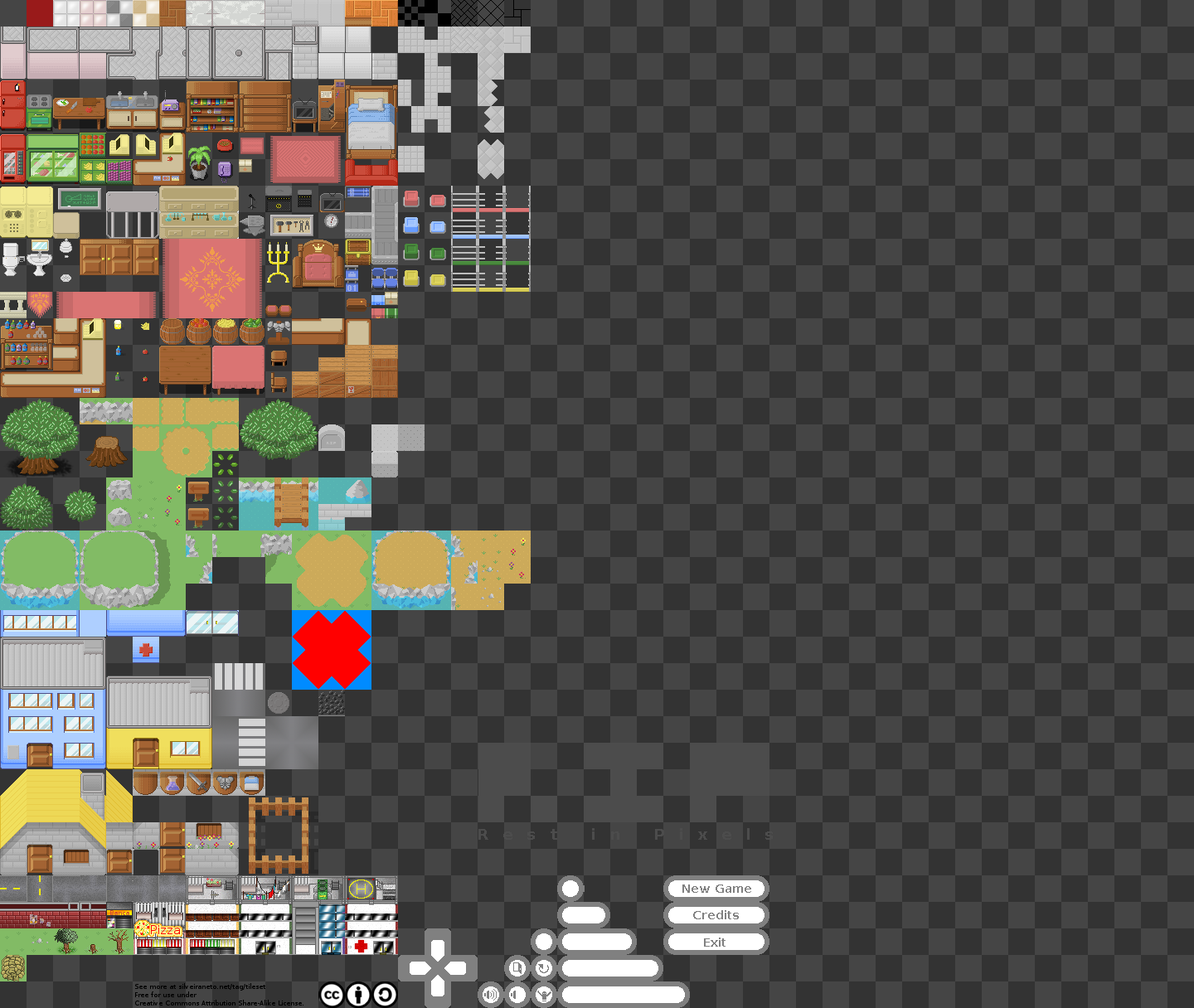
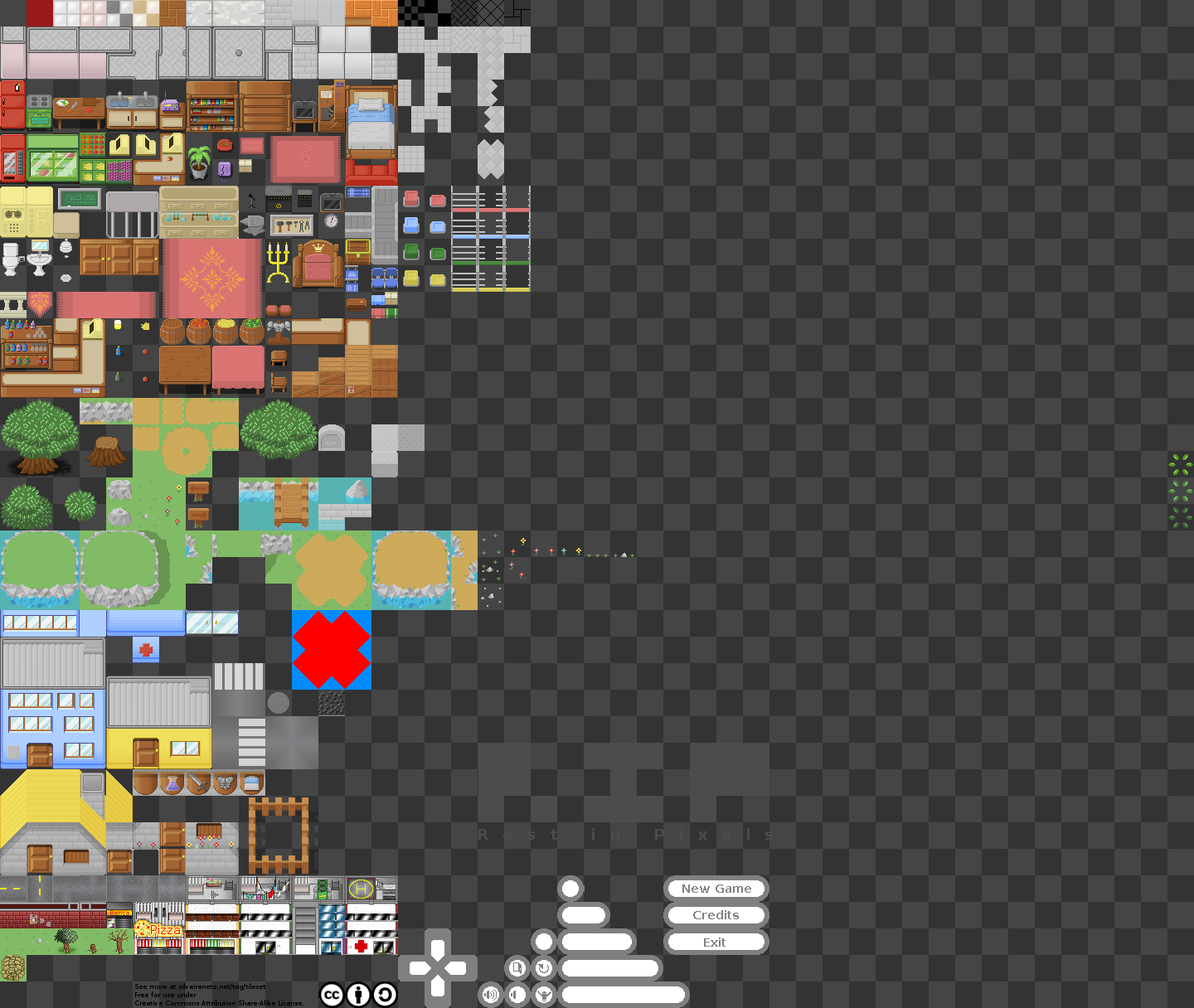
Revision of a layered 1194 × 1008 image; what changed, layer by layer:
painted on "Background" over [213, 454, 1193, 611]
